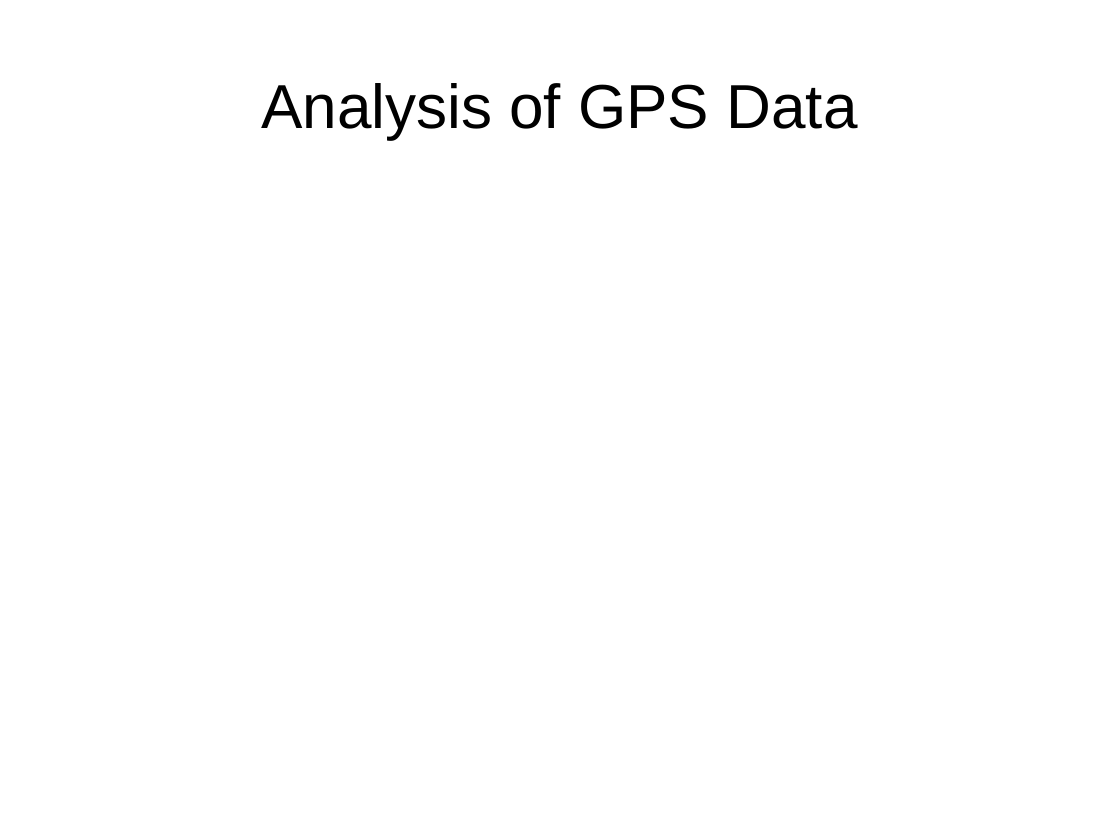
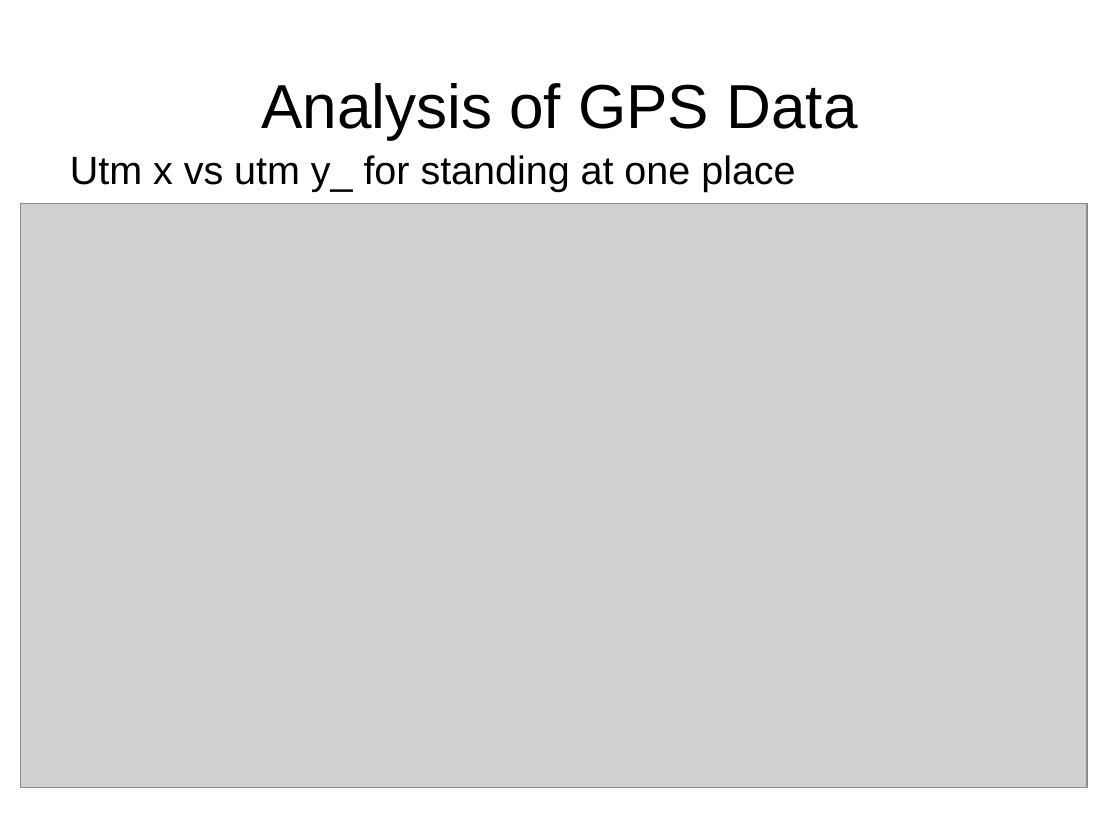
Before and after one commit to Lonai3190/Robotics_S-N, a slide deck: slide 1 of GPS/GPS_Analysis.odp. Drawn at 1120x840 pixels with LibreOffice and Linux fonts; fonts in the diff are those of the drawing; grey boxes stand for pictures. Boxes give left, top, right and bottom in pixels: in the first picture for what was removed or moved away, otherwise in the second. Text is boxed around its words. In the diff, an @@ line names an element or a change of style, - is before the commit and + after.

```diff
--- a/GPS/GPS_Analysis.odp
+++ b/GPS/GPS_Analysis.odp
@@ text added at [70,155,795,191], 28 pt, text #000000 @@
+Utm x vs utm y_ for standing at one place
@@ picture added at [20,203,1087,788] @@
```
Also in this commit, not shown: 1 slide added, 1 other file.
